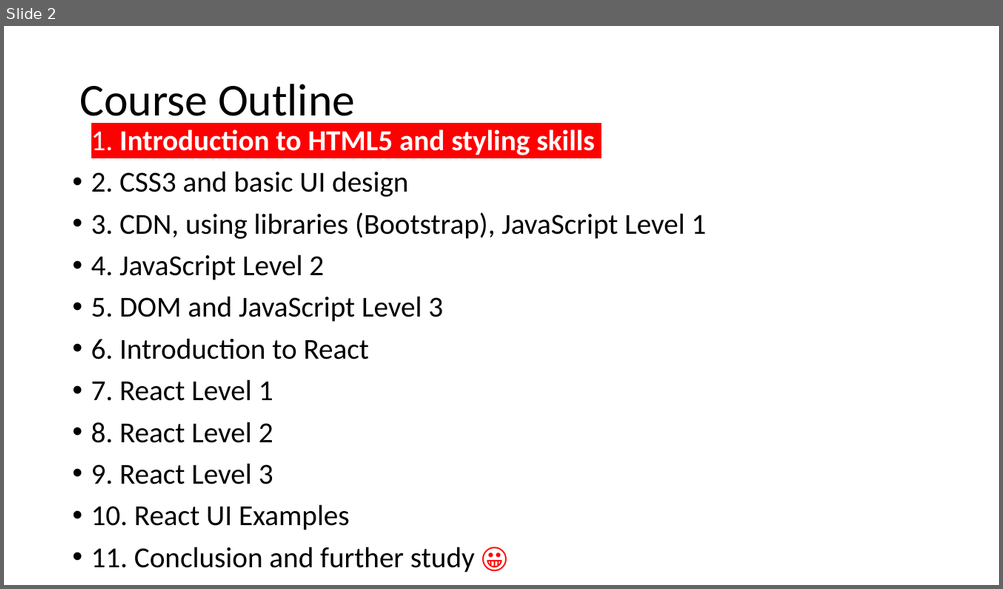
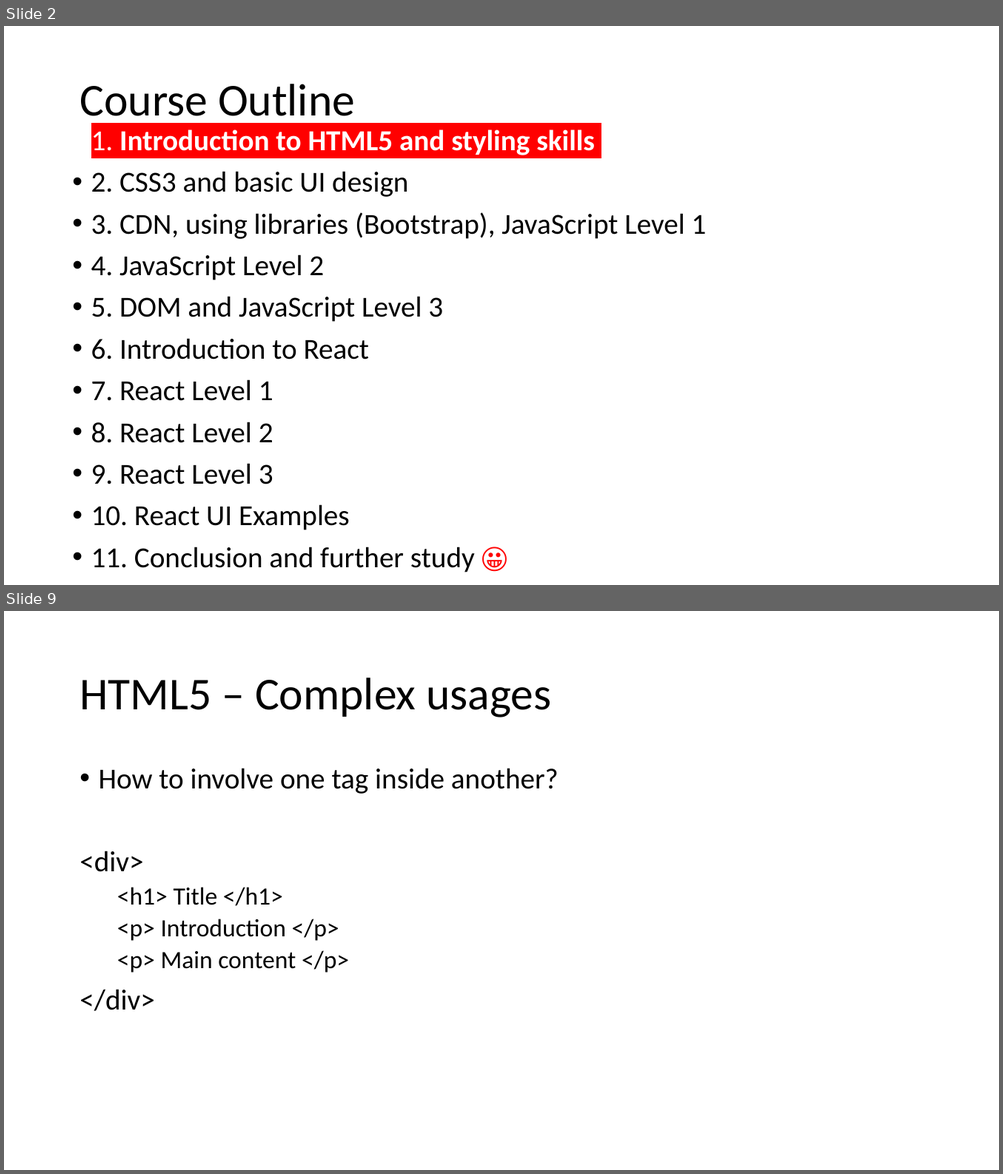
Before and after one commit to PolarisStudio/LGUReact, a slide deck: L1.pptx. Shown one above the other, each under a label of ours: slide 2 before the commit, slides 2 and 9 after it; the slides between them are not shown. The pictures are 1003x589 and 1003x1174 pixels, drawn with LibreOffice and Linux fonts; fonts in the diff are those of the drawing. Boxes give left, top, right and bottom in pixels: in the first picture for what was removed or moved away, otherwise in the second. Text is boxed around its words. In the diff, an @@ line names an element or a change of style, - is before the commit and + after.

```diff
--- a/L1.pptx
+++ b/L1.pptx
@@ slide 9 added at bbox=[4, 611, 999, 1170], background #FFFFFF @@
@@ title added at bbox=[79, 678, 551, 718], 44 pt, text #000000 @@
+HTML5 – Complex usages
@@ text added at bbox=[79, 768, 558, 1011], 24 pt, text #000000 @@
+• How to involve one tag inside another?
+<div>
+  <h1> Title </h1>
+  <p> Introduction </p>
+  <p> Main content </p>
+</div>
```
Also in this commit, not shown: 19 other slides added, 1 slide removed.
